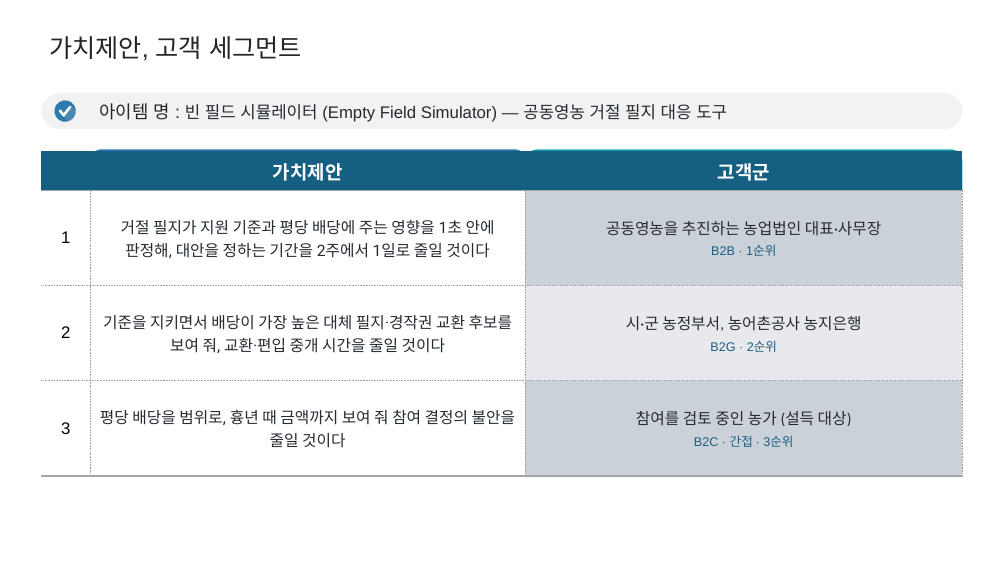
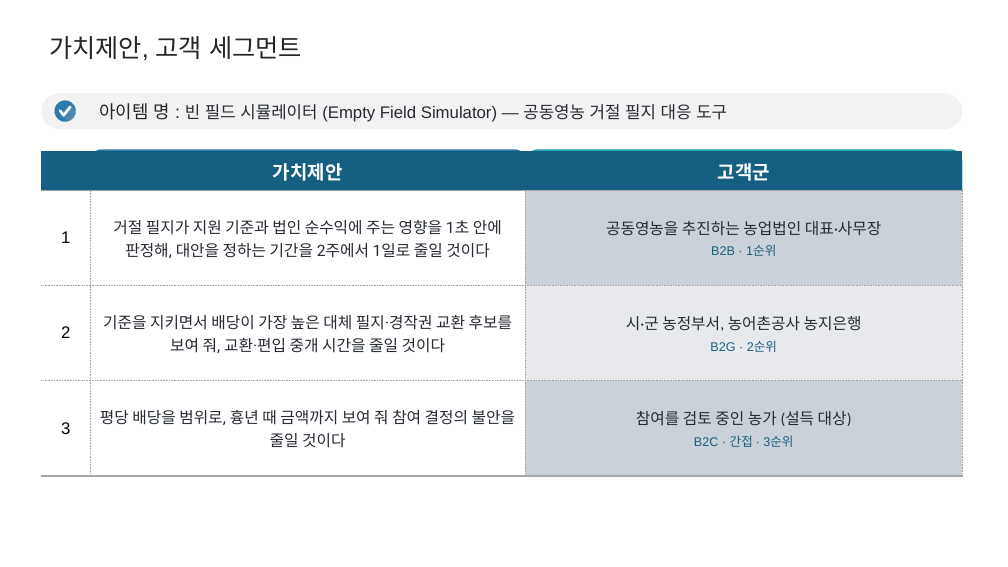
Before and after one commit to yean1234/Cooperative-farming-system, a slide deck: slide 3 of docs/공동영농_최종발표.pptx. Drawn at 1008x567 pixels with LibreOffice and Linux fonts; fonts in the diff are those of the drawing. Boxes give left, top, right and bottom in pixels: in the first picture for what was removed or moved away, otherwise in the second. Text is boxed around its words. In the diff, an @@ line names an element or a change of style, - is before the commit and + after.

```diff
--- a/docs/공동영농_최종발표.pptx
+++ b/docs/공동영농_최종발표.pptx
@@ table at box(42, 151, 963, 452) @@
-row 2, column 2: 거절 필지가 지원 기준과 평당 배당에 주는 영향을 1초 안에 판정해, 대안을 정하는 기간을 2주에서 1일로 줄일 것이다
+row 2, column 2: 거절 필지가 지원 기준과 법인 순수익에 주는 영향을 1초 안에 판정해, 대안을 정하는 기간을 2주에서 1일로 줄일 것이다
```
Also in this commit, not shown: 4 other slides changed, 5 other files.
